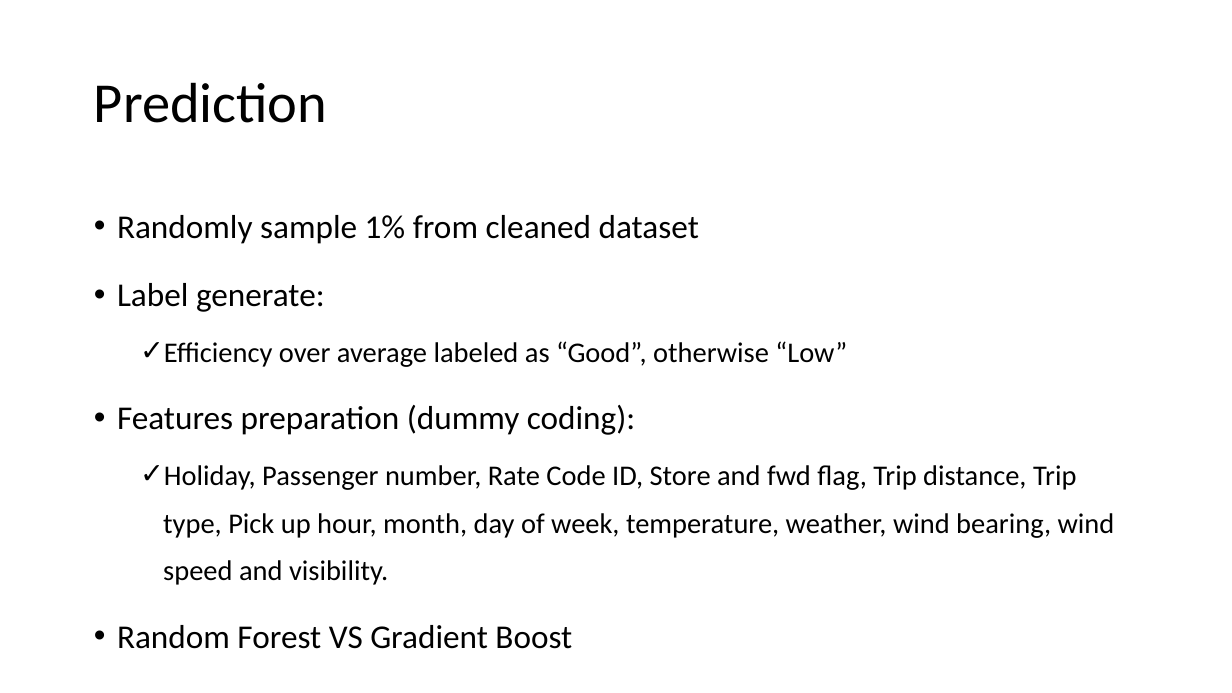
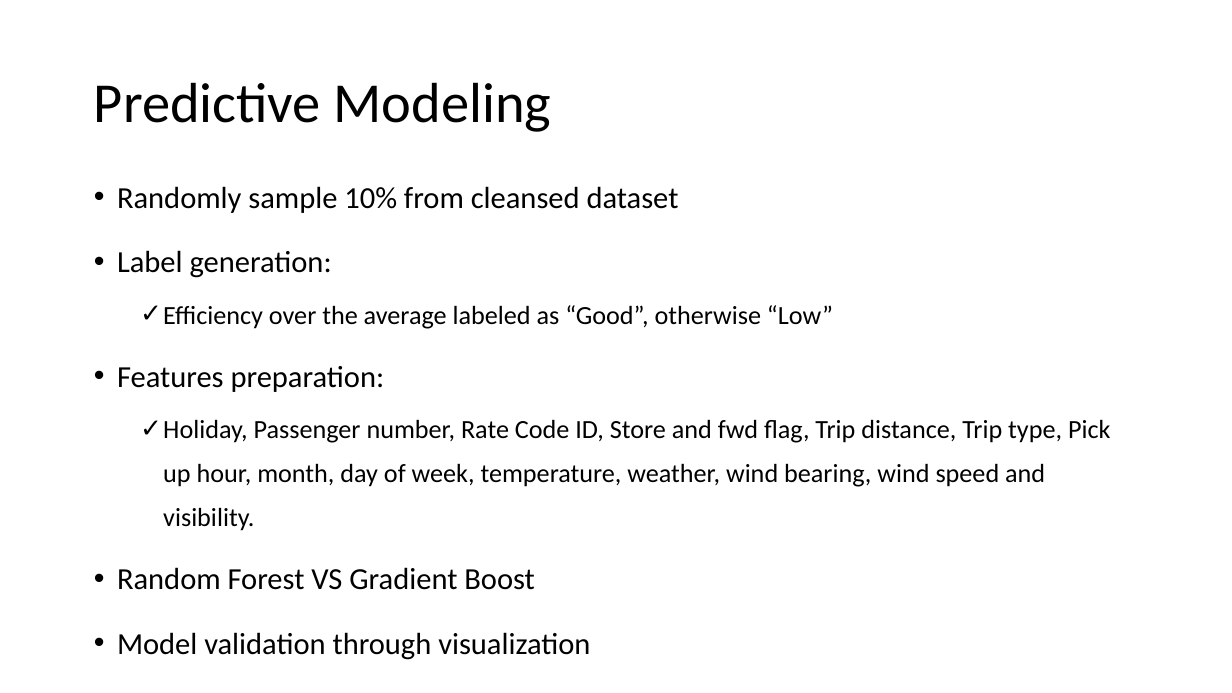
Before and after one commit to MiyainNYC/PySpark-Data-Challenge, a slide deck: slide 24 of DataChallengeAssessment.pptx (slide 23 before the commit). Drawn at 1232x693 pixels with LibreOffice and Linux fonts; fonts in the diff are those of the drawing. Boxes give left, top, right and bottom in pixels: in the first picture for what was removed or moved away, otherwise in the second. Text is boxed around its words. In the diff, an @@ line names an element or a change of style, - is before the commit and + after.

```diff
--- a/DataChallengeAssessment.pptx
+++ b/DataChallengeAssessment.pptx
@@ title at (94, 82, 552, 132): text changed @@
-Prediction
+Predictive Modeling
@@ text "Randomly sample 10% from cleansed ...": place and size @@
-text "Randomly sample 10% from cleansed ..." at (117, 215, 1115, 649)
+text "Randomly sample 10% from cleansed ..." at (117, 186, 1110, 660)
@@ text at (117, 186, 833, 392): text changed; size 25.9 to 23.8 pt @@
-• Randomly sample 1% from cleaned dataset
-• Label generate:
-  ✓ Efficiency over average labeled as “Good”, otherwise “Low”
-• Features preparation (dummy coding):
+• Randomly sample 10% from cleansed dataset
+• Label generation:
+  ✓ Efficiency over the average labeled as “Good”, otherwise “Low”
+• Features preparation:
@@ text at (117, 419, 1110, 590): size 22.2 to 20.4 pt in "Holiday, Passenger number, Rate Code ID, Store ..."; size 25.9 to 23.8 pt in "Random Forest VS Gradient Boost" @@
@@ text at (117, 632, 590, 660): paragraph added @@
+• Model validation through visualization
```
Also in this commit, not shown: 12 other slides changed, 2 slides added, 1 slide removed.
